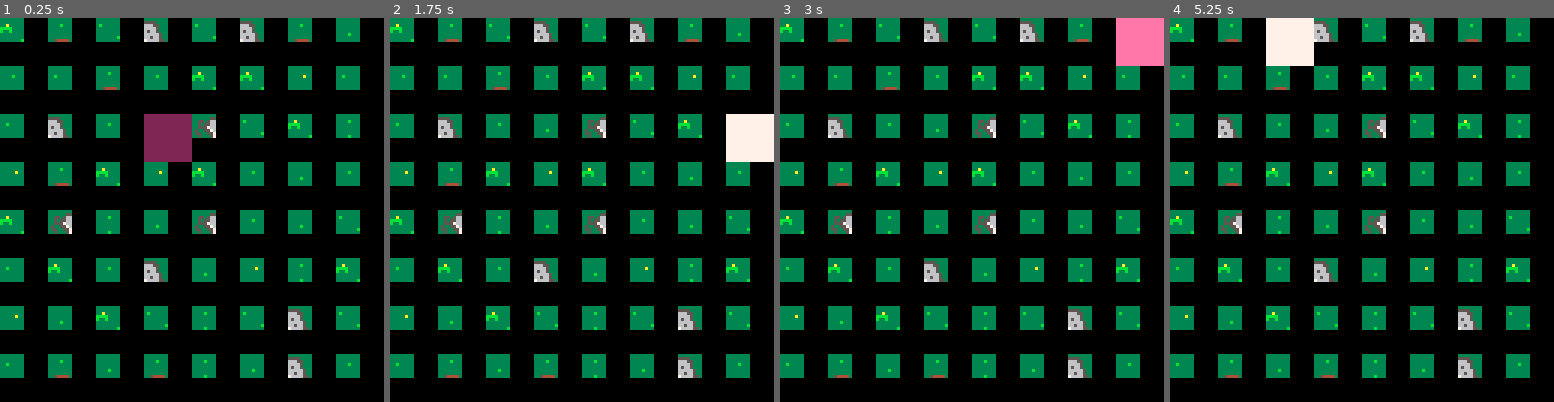
Above: before the commit, frames 1-4 (left to right).
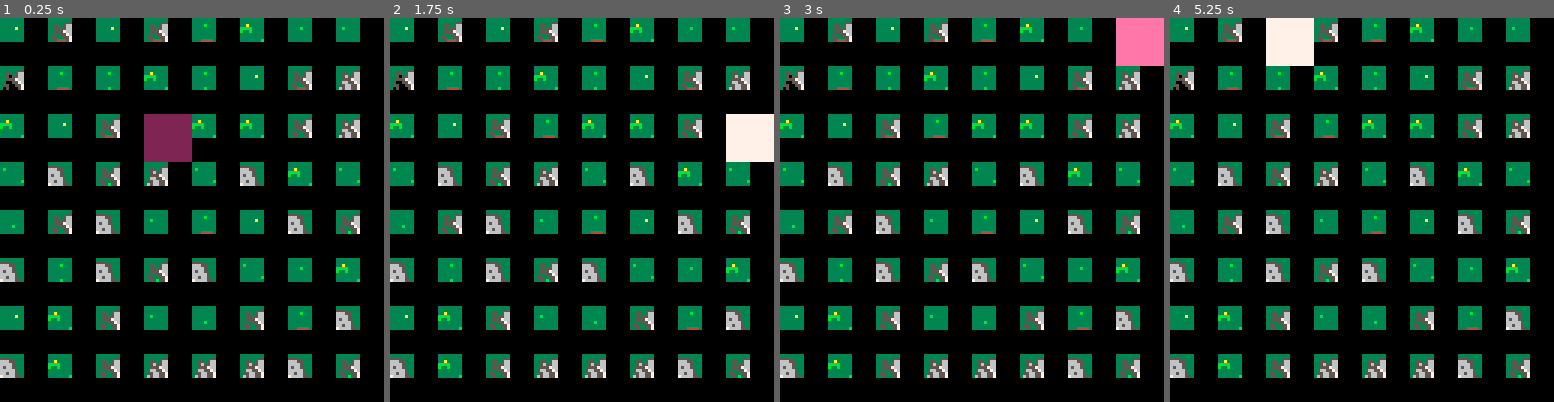
Above: after the commit, the same moments.

Repository: seanpackham/lost-and-found
Game: PICO-8 cartridge main.p8
Same seed, same stepped clock (60 frames per second), same inputs: the game is played once before the commit and once after it.
Inputs:
- Up to frame 1 (0.25 s): no input
- Up to frame 2 (1.75 s): tap X (X key) at 0.33, 1.07 s; tap O (Z key) at 0.7, 1.7 s; hold Right from 1.6 s (still down)
- Up to frame 3 (3 s): tap X (X key) at 1.85, 2.97 s; release Right at 2.1 s; tap O (Z key) at 2.1, 2.5, 2.9 s; hold Up 2.15-2.42 s; hold Right from 2.47 s (still down)
- Up to frame 4 (5.25 s): release Right at 3.03 s; hold Left 3.08-3.58 s; tap O (Z key) every 0.4 s from 3.3 to 4.9 s; hold Down 3.63-3.97 s; hold Right 4.02-4.68 s; tap X (X key) at 4.08, 5.2 s; hold Up 4.73-5.03 s; hold Left from 5.08 s (still down)

The runs differ from the first frame. In frame 1, 8.6% of the frame differs, in the area x 0-94%, y 0-94%; in frame 2, 8.4%; in frame 3, 8.6%; in frame 4, 8.6%.

Commit message:
addded tiles grass and rock

Diff:
--- a/main.p8
+++ b/main.p8
@@ -10,28 +10,37 @@
 local items = {}
 -- the standard tile. it will be the original tile pluss if the dig
 --comes up with nothing
-tile["grass1"] = {
-	t="tile",
-	p=0.7,
-	value=0,
-}
 
 -- treasure
-items["coin"] = {
-	t="treasure",
-	-- probability to spawn
-	-- for testing increase probability to spawn
-	p=0.3,
-	value=1,
-	-- sprite
-	s=1
-}
-
-add(items, {
-	t="treasure",
-	name="gem",
-	p=0.3,
-	value=2,
+add(items, {
+	t="tile",
+	name="rock1",
+	p=0.7,
+	value=0,
+	s=2
+})
+
+add(items, {
+	t="tile",
+	name="rock2",
+	p=0.7,
+	value=0,
+	s=2
+})
+
+add(items, {
+	t="tile",
+	name="grass2",
+	p=0.7,
+	value=0,
+	s=2
+})
+
+add(items, {
+	t="tile",
+	name="grass1",
+	p=0.7,
+	value=0,
 	s=2
 })
 
